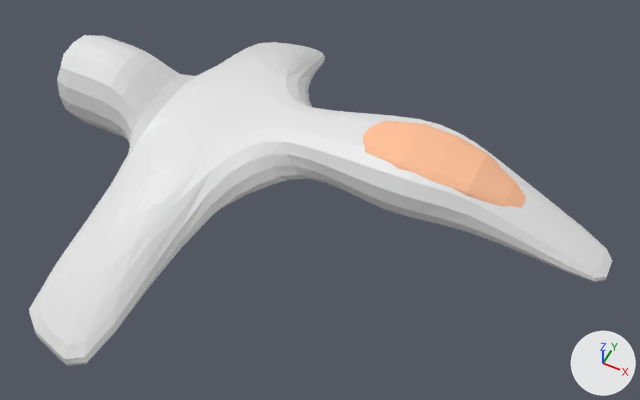
Two versions of the Blender file data/meshes/fighter.blend, one commit apart.
Camera for both pictures: a 50 mm camera at (3.02, -5.22, 5.75) aimed at (0.5, -0.16, -0.57). The lights are fixed; the arrows at lower right show +X, +Y and +Z.

In view in the first picture: 'Cockpit', 'Fighter Hull'.
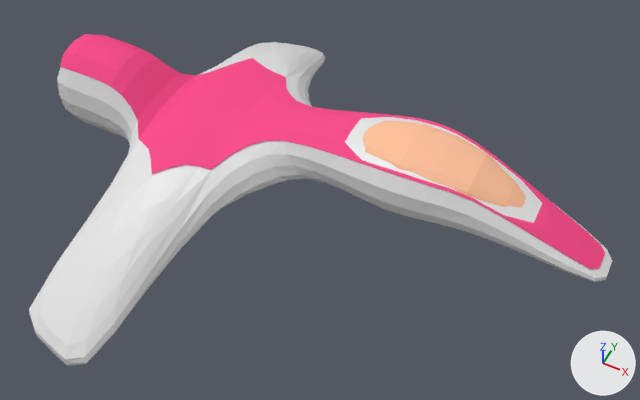
Where the change shows, as pixel boxes [x1, y1, x2, y2] in the pictures (640 x 400 px):
'Faction', added (pink): after [60, 34, 605, 269]

The edits, one by one:
Material 'Material.002' (mat_material_002) is new.
Its base color is (0.938, 0.0801, 0.264) (pink #f8508c).
Mesh me_fighter_001 is new.
It has 165 vertices, 128 faces and spans x -3.86..5.15, y -1.4..1.72, z -0.38..0.63.
It uses material mat_material_002 (pink #f8508c).
Object 'Faction' (ob_faction) is new; it shows me_fighter_001.
Its location is (0.0, -0.052, 0.01).
Its scale is (0.6, 0.6, 0.6).
